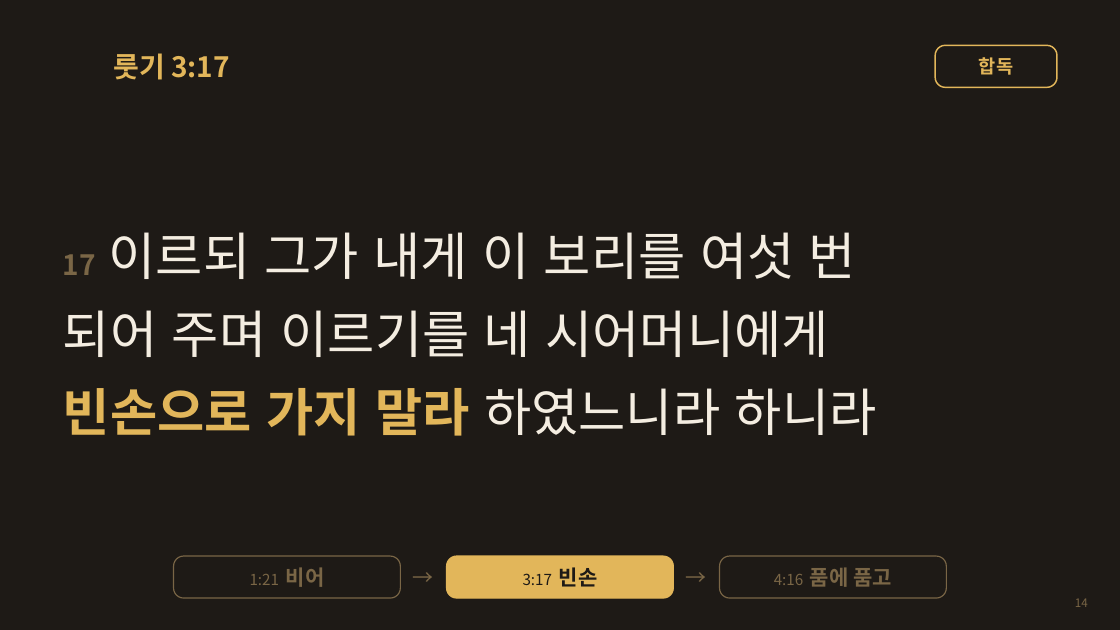
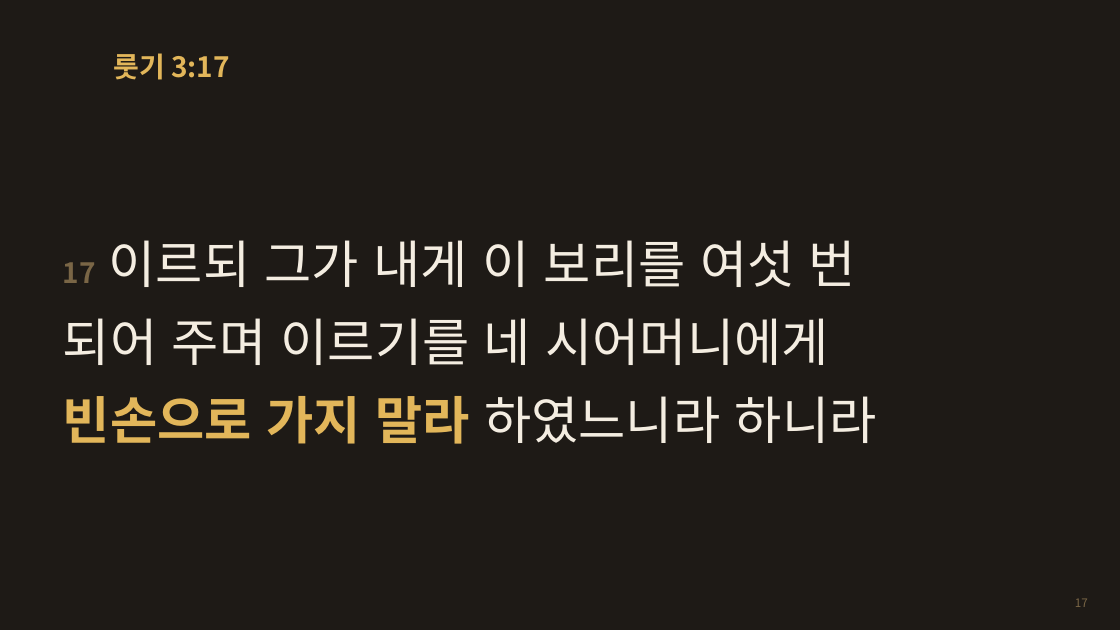
Before and after one commit to chleesarang/cys-terminal-javis, a slide deck: slide 17 of docs/sermons/ruth-naomi-hapdok.pptx (slide 14 before the commit). Drawn at 1120x630 pixels with LibreOffice and Linux fonts; fonts in the diff are those of the drawing; background and template pictures are left out. Boxes give left, top, right and bottom in pixels: in the first picture for what was removed or moved away, otherwise in the second. Text is boxed around its words. In the diff, an @@ line names an element or a change of style, - is before the commit and + after.

```diff
--- a/docs/sermons/ruth-naomi-hapdok.pptx
+++ b/docs/sermons/ruth-naomi-hapdok.pptx
@@ rounded rectangle removed at bbox=[935, 45, 1057, 87] @@
-합독
@@ text "17 이르되 그가 내게 이 ...": place and size @@
-text "17 이르되 그가 내게 이 ..." at bbox=[63, 232, 877, 436]
+text "17 이르되 그가 내게 이 ..." at bbox=[63, 240, 877, 444]
@@ rounded rectangle removed at bbox=[174, 556, 401, 598] @@
-1:21 비어
@@ text removed at bbox=[401, 556, 447, 598] @@
-→
@@ rounded rectangle removed at bbox=[447, 556, 674, 598] @@
-3:17 빈손
@@ text removed at bbox=[674, 556, 720, 598] @@
-→
@@ rounded rectangle removed at bbox=[720, 556, 947, 598] @@
-4:16 품에 품고
@@ page number at bbox=[1075, 598, 1088, 607]: text changed @@
-14
+17
```
Also in this commit, not shown: 37 other slides changed, 7 slides added, 2 slides removed, 2 other files.
